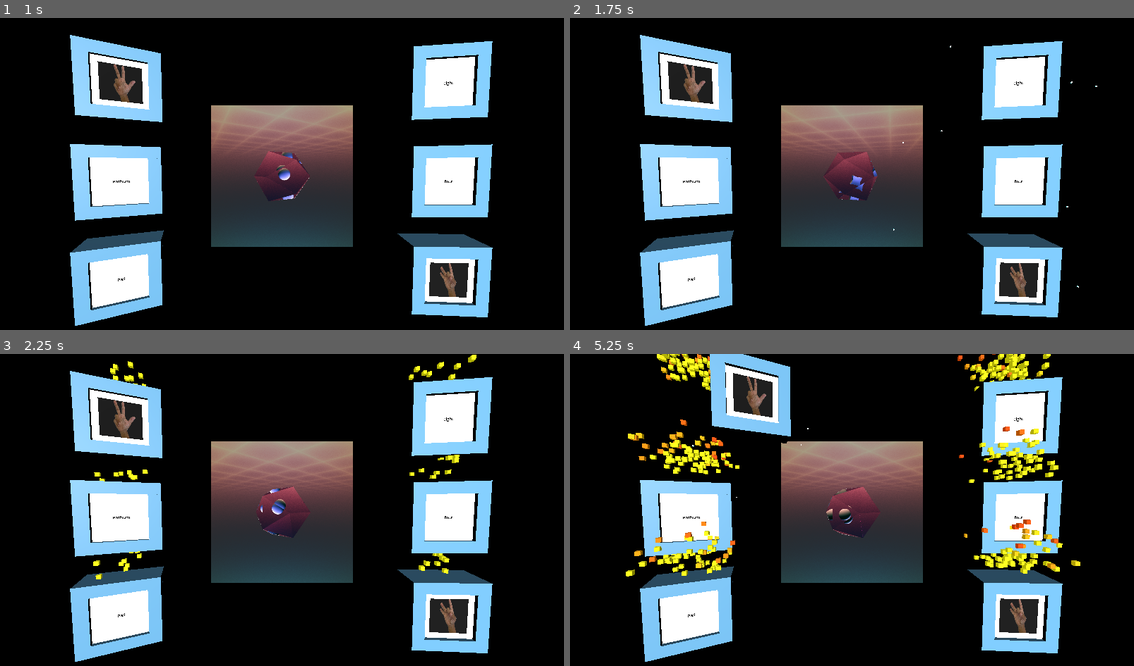
Above: before the commit, frames 1-4 (two rows, left to right).
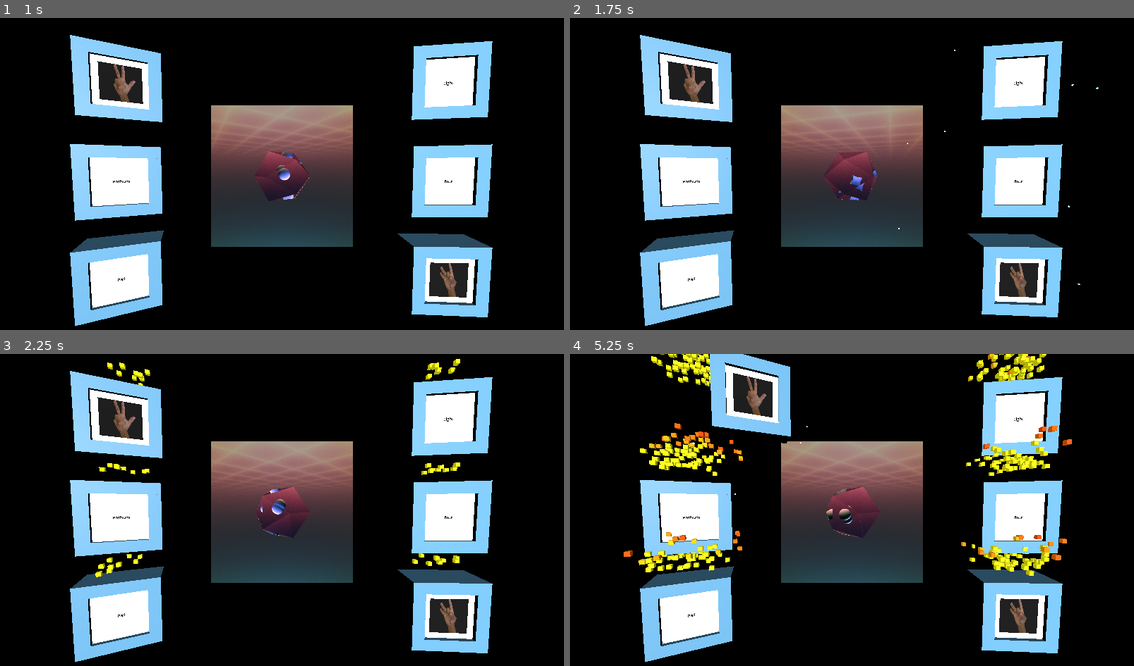
Above: after the commit, the same moments.

Repository: Kakcalu13/Mizo-godot-game
Game: Godot game, scene res://main.tscn
The game is run twice, just before and just after one commit, with the same random seed, the same clock (stepped at 60 frames per second) and the same inputs. The project has no main scene, so this scene is started directly.
Inputs (mouse positions are in pixels of both pictures, inside the frame that each line leads up to):
- Up to frame 1 (1 s): move the mouse to (406, 161) at 0.52 s; press the mouse at (406, 161) at 0.53 s
- Up to frame 2 (1.75 s): release the mouse at (976, 161) at 1.25 s; drag from (739, 192) to (823, 239) at 1.27 s
- Up to frame 3 (2.25 s): move the mouse to (338, 441) at 2.02 s; press the mouse at (338, 441) at 2.03 s
- Up to frame 4 (5.25 s): release the mouse at (908, 441) at 2.75 s; drag from (823, 575) to (682, 463) at 2.77 s; move the mouse to (1021, 559) at 3.52 s; press the mouse at (1021, 559) at 3.53 s; release the mouse at (1021, 559) at 4.25 s; drag from (682, 463) to (767, 432) at 4.27 s; move the mouse to (880, 513) at 5.02 s; press the mouse at (880, 513) at 5.03 s

Frame 1 is identical in both runs. In frame 2, less than 0.1% of the frame differs, in the area x 57-94%, y 8-87%; in frame 3, 1.2%; in frame 4, 5.8%, in the area x 9-91%, y 0-72%.

Commit message:
updated collision 3D and updated particle collisions

Diff:
--- a/source/numbers/window_and_particle.tscn
+++ b/source/numbers/window_and_particle.tscn
@@ -14,12 +14,15 @@
 
 [sub_resource type="ParticleProcessMaterial" id="ParticleProcessMaterial_xo2lj"]
 emission_shape = 3
-emission_box_extents = Vector3(1, 1, 1)
+emission_box_extents = Vector3(1, 0, 1)
 direction = Vector3(0, 1, 0)
 initial_velocity_min = 1.0
 initial_velocity_max = 1.0
 gravity = Vector3(0, 0, 0)
 color_ramp = SubResource("GradientTexture1D_3jc0t")
+collision_mode = 1
+collision_friction = 0.0
+collision_bounce = 0.5
 sub_emitter_mode = 2
 sub_emitter_amount_at_end = 1
 sub_emitter_keep_velocity = true
@@ -43,6 +46,8 @@
 gravity = Vector3(0, 0, 0)
 radial_accel_min = 2.0
 radial_accel_max = 2.0
+damping_min = 0.1
+damping_max = 0.1
 collision_mode = 1
 collision_friction = 0.0
 collision_bounce = 0.5
@@ -72,17 +77,23 @@
 transform = Transform3D(1, 0, 0, 0, 1, 0, 0, 0, 1, 0, 2.74243, 0)
 shape = SubResource("BoxShape3D_qtt7w")
 
+[node name="GPUParticlesCollisionSDF3D" type="GPUParticlesCollisionSDF3D" parent="window/Window" index="1"]
+transform = Transform3D(1, 0, 0, 0, 1, 0, 0, 0, 1, 0, 2.91526, 0)
+size = Vector3(6, 7, 4)
+
 [node name="top" type="GPUParticles3D" parent="window"]
 transform = Transform3D(0.5, 0, 0, 0, 0.5, 0, 0, 0, 0.5, 0, 2.77588, 0)
 cast_shadow = 0
 amount = 150
 lifetime = 5.0
+fixed_fps = 0
 interpolate = false
+collision_base_size = 0.04
 process_material = SubResource("ParticleProcessMaterial_xo2lj")
 draw_pass_1 = SubResource("BoxMesh_yi1rv")
 
 [node name="GPUParticles3D" type="GPUParticles3D" parent="window"]
-transform = Transform3D(1, 0, 0, 0, -4.37114e-08, -1, 0, 1, -4.37114e-08, 0, 1.80292, -1.1456)
+transform = Transform3D(1, 0, 0, 0, -4.37114e-08, -1, 0, 1, -4.37114e-08, 0, 1.80292, -0.906654)
 amount = 1000
 lifetime = 1.5
 fixed_fps = 0
